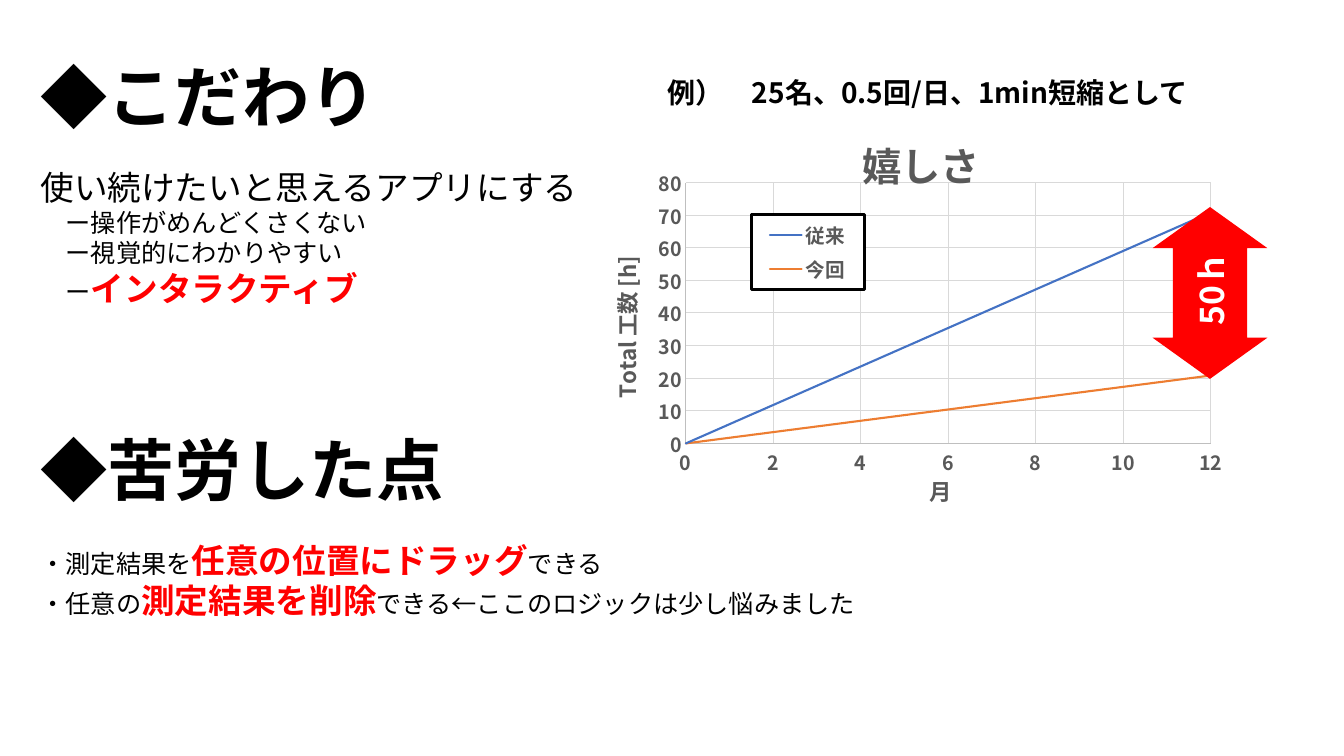
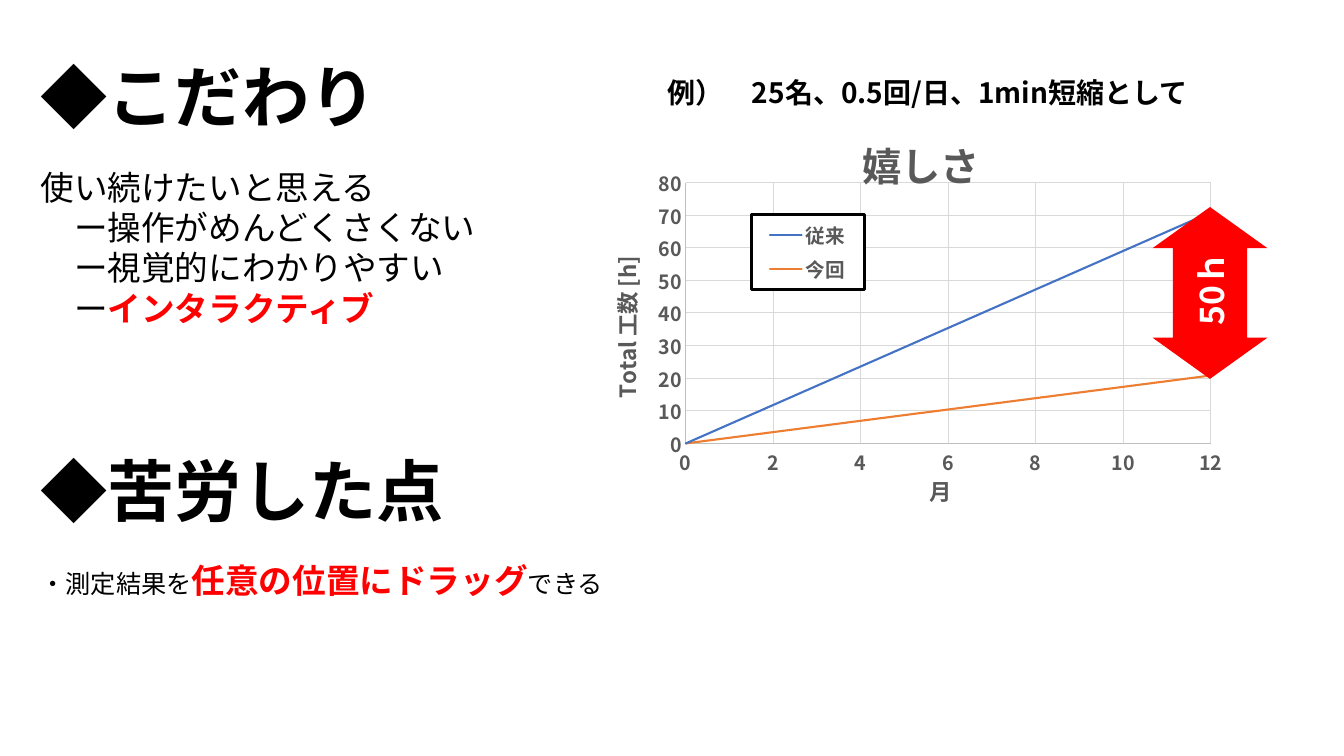
Before and after one commit to Gattaku/Gattaku.github.io, a slide deck: slide 3 of digfinalpresentation/explanation/image/slide_master.pptx. Drawn at 1344x756 pixels with LibreOffice and Linux fonts; fonts in the diff are those of the drawing. Boxes give left, top, right and bottom in pixels: in the first picture for what was removed or moved away, otherwise in the second. Text is boxed around its words. In the diff, an @@ line names an element or a change of style, - is before the commit and + after.

```diff
--- a/digfinalpresentation/explanation/image/slide_master.pptx
+++ b/digfinalpresentation/explanation/image/slide_master.pptx
@@ text at [41, 171, 376, 203]: text changed @@
-使い続けたいと思えるアプリにする
+使い続けたいと思える
@@ text at [74, 211, 475, 324]: size 18 to 24 pt in "ー操作がめんどくさくない", "ー視覚的にわかりやすい", "ーインタラクティブ" @@
@@ text at [41, 584, 855, 616]: paragraph removed @@
-・任意の測定結果を削除できる←ここのロジックは少し悩みました
```
Also in this commit, not shown: 3 other slides changed, 1 slide added, 13 other files.
